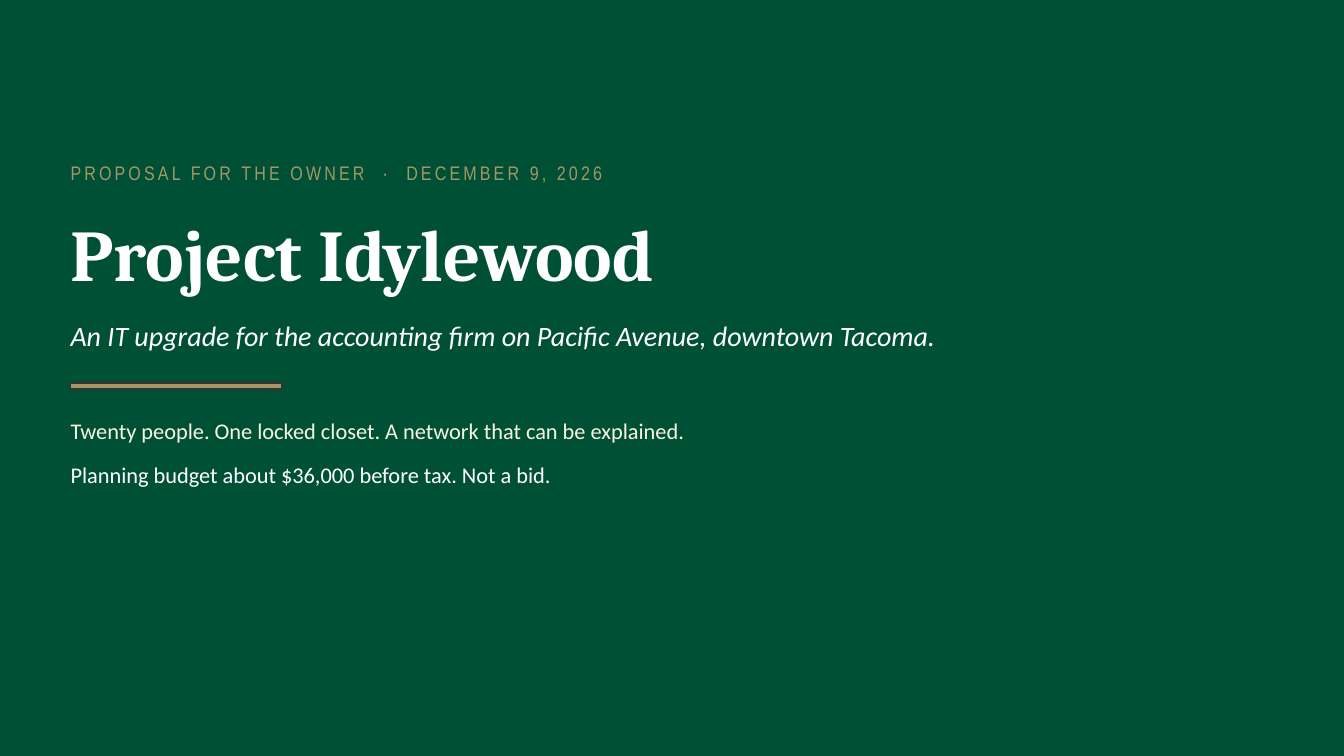
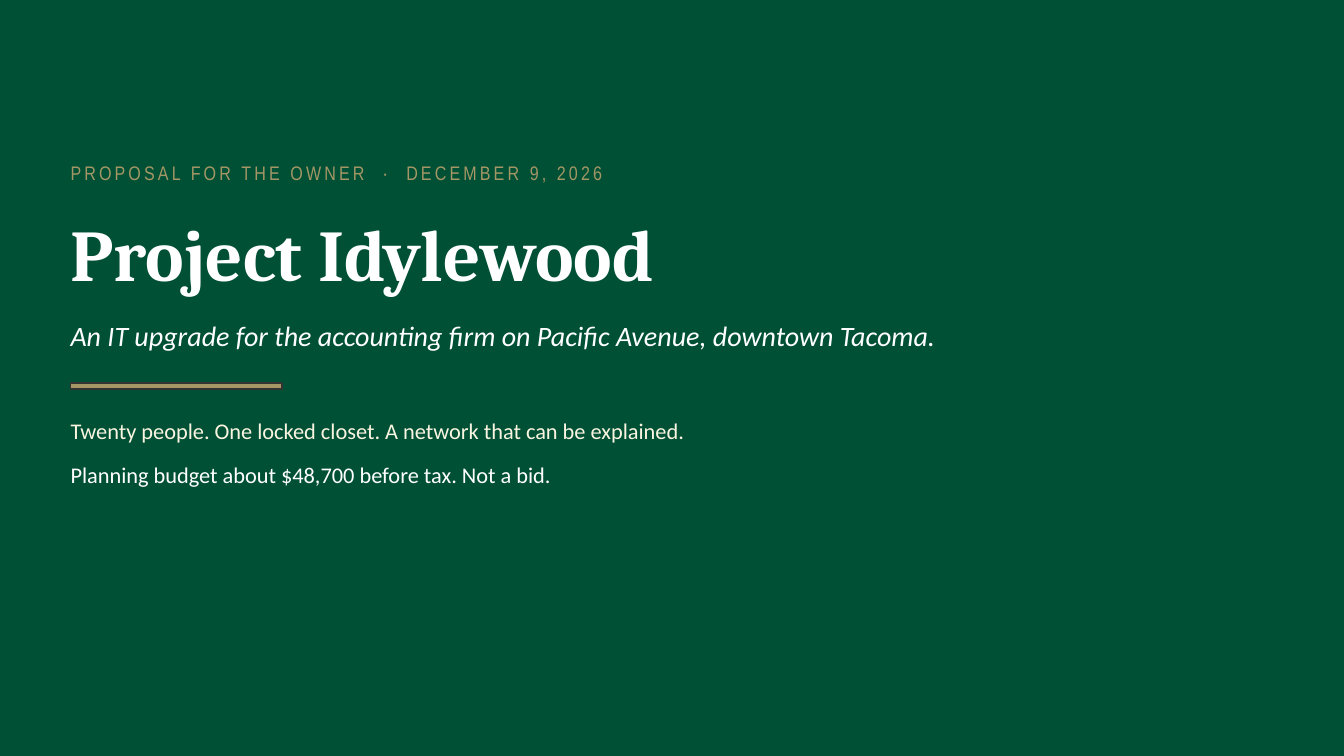
Before and after one commit to jxstjoeii/project-idylewood, a slide deck: slide 1 of slides/Project-Idylewood-Proposal.pptx. Drawn at 1344x756 pixels with LibreOffice and Linux fonts; fonts in the diff are those of the drawing. Boxes give left, top, right and bottom in pixels: in the first picture for what was removed or moved away, otherwise in the second. Text is boxed around its words. In the diff, an @@ line names an element or a change of style, - is before the commit and + after.

```diff
--- a/slides/Project-Idylewood-Proposal.pptx
+++ b/slides/Project-Idylewood-Proposal.pptx
@@ text at [71,467,550,487]: text changed @@
-Planning budget about $36,000 before tax. Not a bid.
+Planning budget about $48,700 before tax. Not a bid.
```
Also in this commit, not shown: 5 other slides changed, 5 other files.
